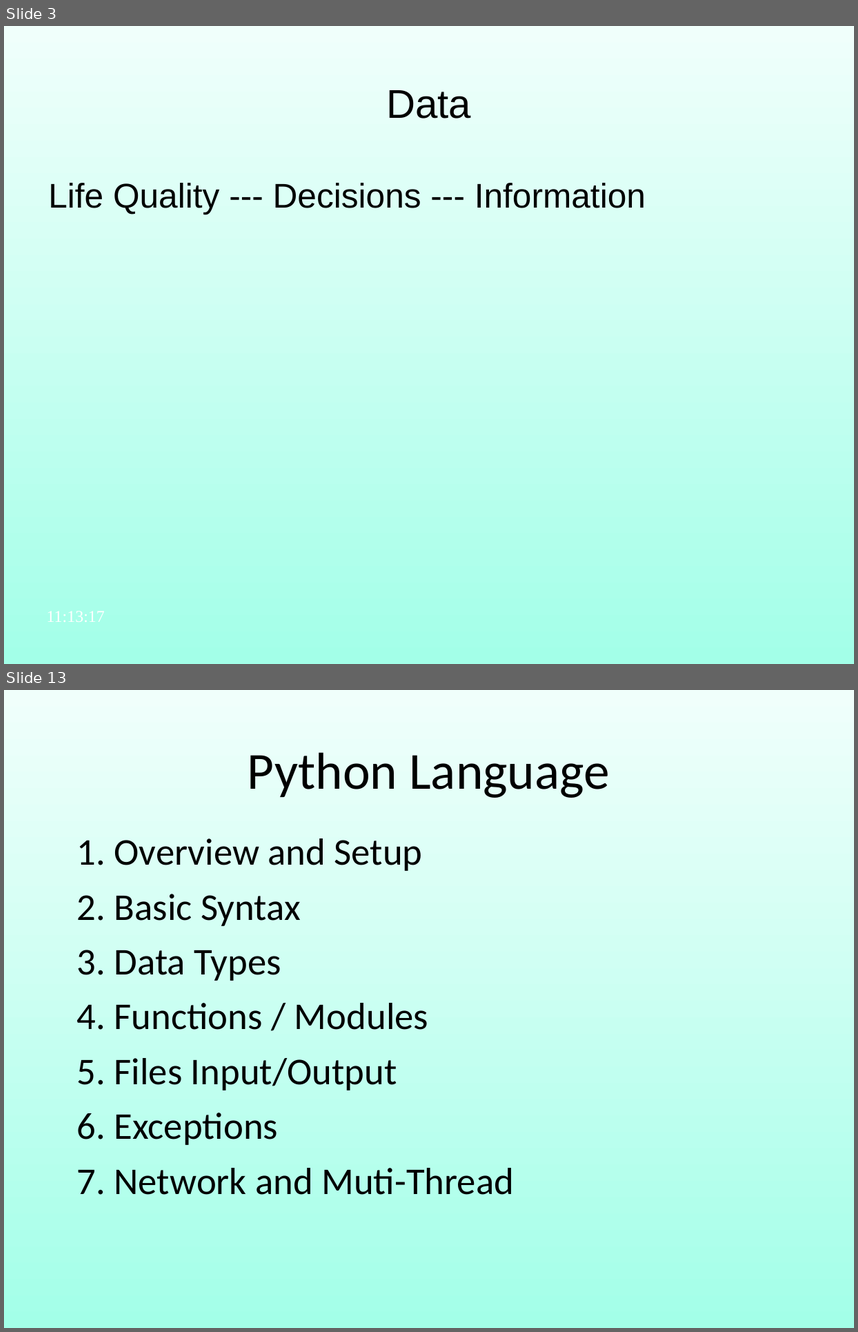
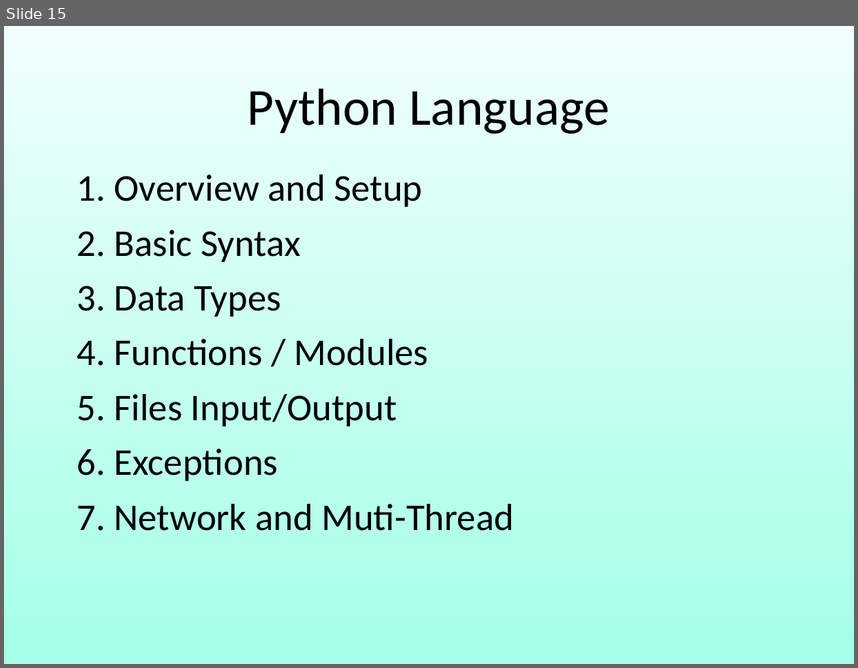
Before and after one commit to robin3795/Data, a slide deck: 2018_1.ppt. Shown one above the other, each under a label of ours: slides 3 and 13 before the commit, slide 15 after it; the slides between them are not shown. The pictures are 858x1332 and 858x668 pixels, drawn with LibreOffice and Linux fonts; fonts in the diff are those of the drawing. Boxes give left, top, right and bottom in pixels: in the first picture for what was removed or moved away, otherwise in the second. Text is boxed around its words. In the diff, an @@ line names an element or a change of style, - is before the commit and + after.

```diff
--- a/2018_1.ppt
+++ b/2018_1.ppt
@@ slide 3 removed at bbox=[4, 26, 854, 664], background gradient #F0FFFB to #A3FFE8 @@
@@ text removed at bbox=[386, 90, 471, 118] @@
-Data
@@ text removed at bbox=[48, 183, 646, 214] @@
-Life Quality --- Decisions --- Information
@@ what was slide 13 is now slide 15 @@
```
Also in this commit, not shown: 15 slides changed, 6 slides added, 3 other slides removed.
